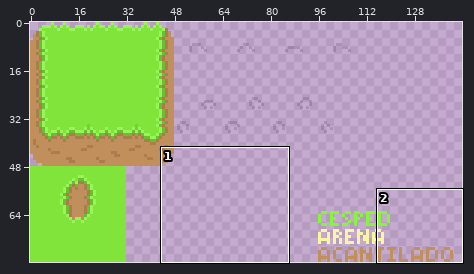
A pixel-art file gets an edit: Assets/Sprites/Tilesheet_Terrains.aseprite. Above: a wide view before the commit, with the close-up outlined.
Close-up. Before the edit:
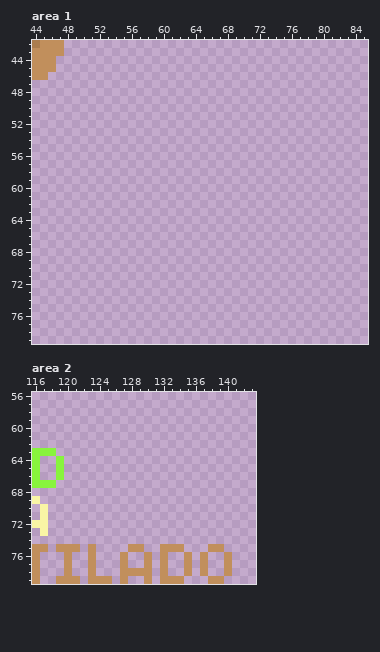
144x80 pixels, 1 frame. Shown: area 1: x 44..85, y 42..79; area 2: x 116..143, y 56..79.
Once edited:
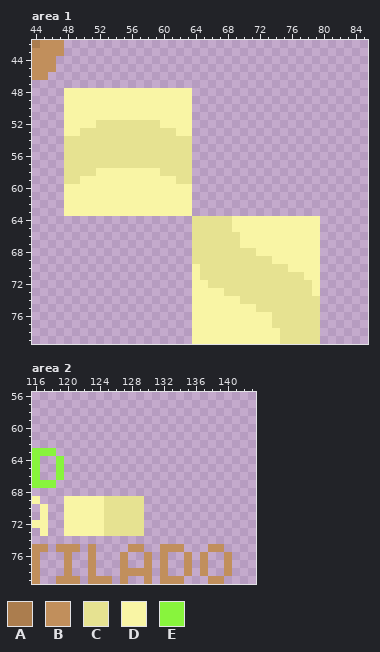
Palette (. is transparent): A #ab7d4e  B #c18f5c  C #e6e291  D #f9f5a5  E #88f43d
The exact change:
Changed rows in their new state; - is an unchanged pixel.
Area 1, layer "Layer 1":
first column x 48:
48 DDDDDDDDDDDDDDDD----------------
49 DDDDDDDDDDDDDDDD----------------
50 DDDDDDDDDDDDDDDD----------------
51 DDDDDDDDDDDDDDDD----------------
52 DDDDCCCCCCCCDDDD----------------
53 DDCCCCCCCCCCCCDD----------------
54 CCCCCCCCCCCCCCCC----------------
55 CCCCCCCCCCCCCCCC----------------
56 CCCCCCCCCCCCCCCC----------------
57 CCCCCCCCCCCCCCCC----------------
58 CCCCDDDDDDDDCCCC----------------
59 CCDDDDDDDDDDDDCC----------------
60 DDDDDDDDDDDDDDDD----------------
61 DDDDDDDDDDDDDDDD----------------
62 DDDDDDDDDDDDDDDD----------------
63 DDDDDDDDDDDDDDDD----------------
64 ----------------CCCCCDDDDDDDDDDD
65 ----------------CCCCCDDDDDDDDDDD
66 ----------------CCCCCCDDDDDDDDDD
67 ----------------CCCCCCDDDDDDDDDD
68 ----------------CCCCCCCCDDDDDDDD
69 ----------------CCCCCCCCCCDDDDDD
70 ----------------DCCCCCCCCCCCDDDD
71 ----------------DCCCCCCCCCCCCCDD
72 ----------------DDCCCCCCCCCCCCCD
73 ----------------DDDDCCCCCCCCCCCD
74 ----------------DDDDDDCCCCCCCCCC
75 ----------------DDDDDDDDCCCCCCCC
76 ----------------DDDDDDDDDDCCCCCC
77 ----------------DDDDDDDDDDCCCCCC
78 ----------------DDDDDDDDDDDCCCCC
79 ----------------DDDDDDDDDDDCCCCC
Area 2, layer "Layer 1":
first column x 120:
69 DDDDDCCCCC
70 DDDDDCCCCC
71 DDDDDCCCCC
72 DDDDDCCCCC
73 DDDDDCCCCC
Where, in picture pixels (left, top, right, bottom), the same in both close-ups:
added: (64, 88, 320, 344)
added: (64, 496, 144, 536)
